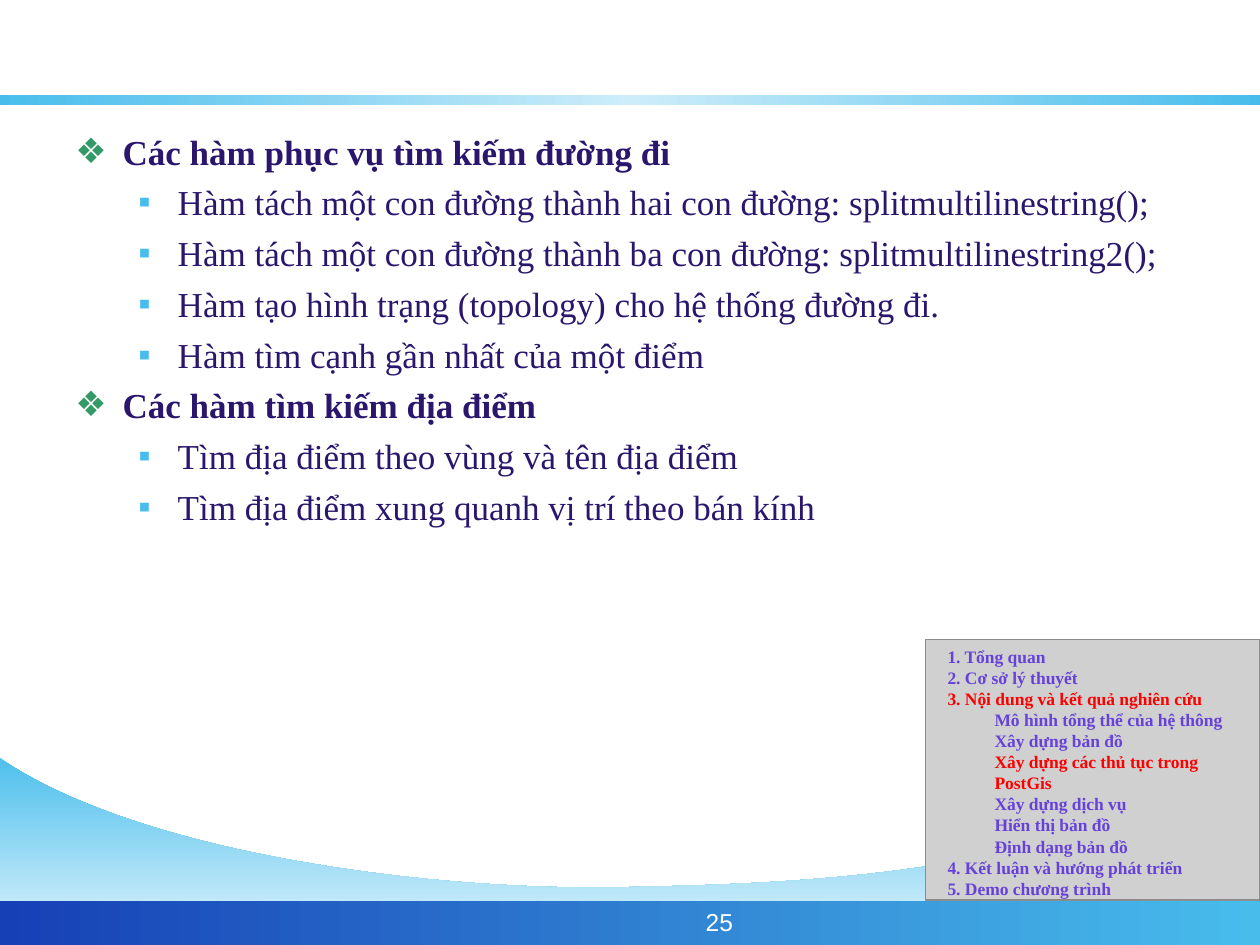
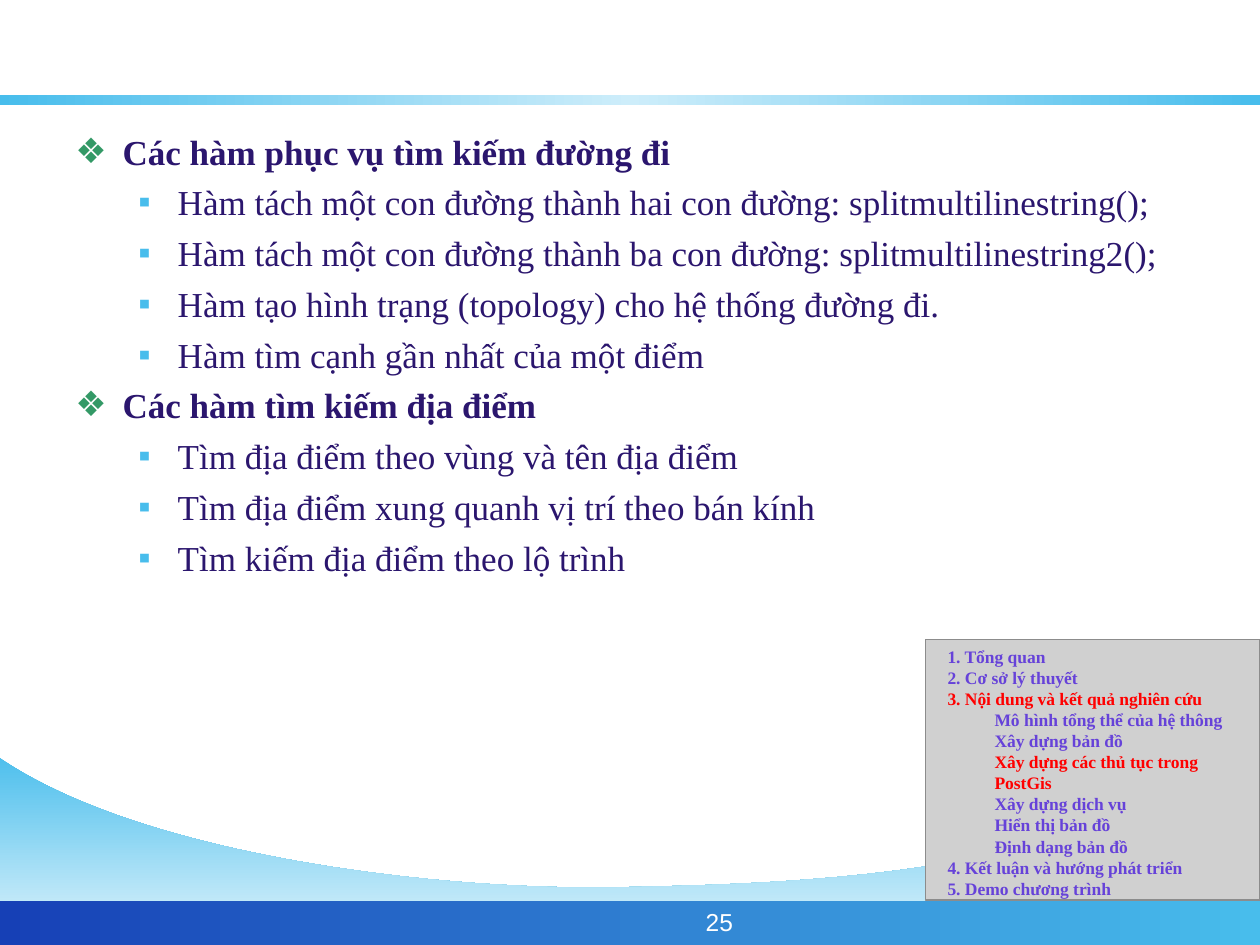
Before and after one commit to phamngsinh/cantho-webgis, a slide deck: slide 25 of Document/Bao Cao/BaoCaoLuanVan.ppt. Drawn at 1260x945 pixels with LibreOffice and Linux fonts; fonts in the diff are those of the drawing; grey boxes stand for pictures; background and template pictures are left out. Boxes give left, top, right and bottom in pixels: in the first picture for what was removed or moved away, otherwise in the second. Text is boxed around its words. In the diff, an @@ line names an element or a change of style, - is before the commit and + after.

```diff
--- a/Document/Bao Cao/BaoCaoLuanVan.ppt
+++ b/Document/Bao Cao/BaoCaoLuanVan.ppt
@@ text at (x1=178, y1=545, x2=625, y2=577): paragraph added @@
+  ▪ Tìm kiếm địa điểm theo lộ trình
```
